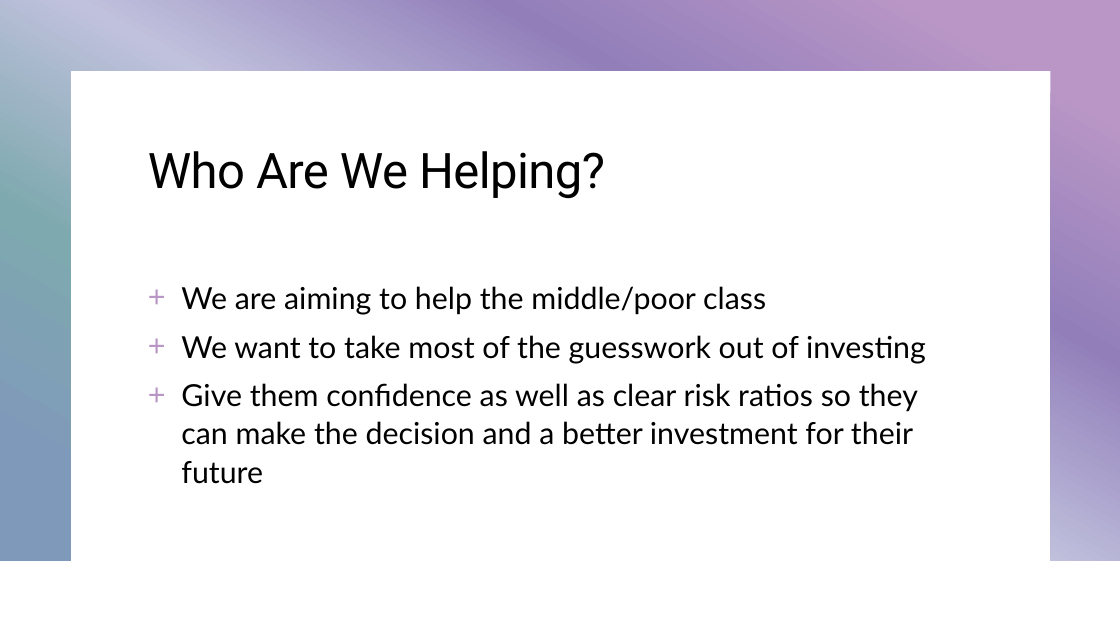
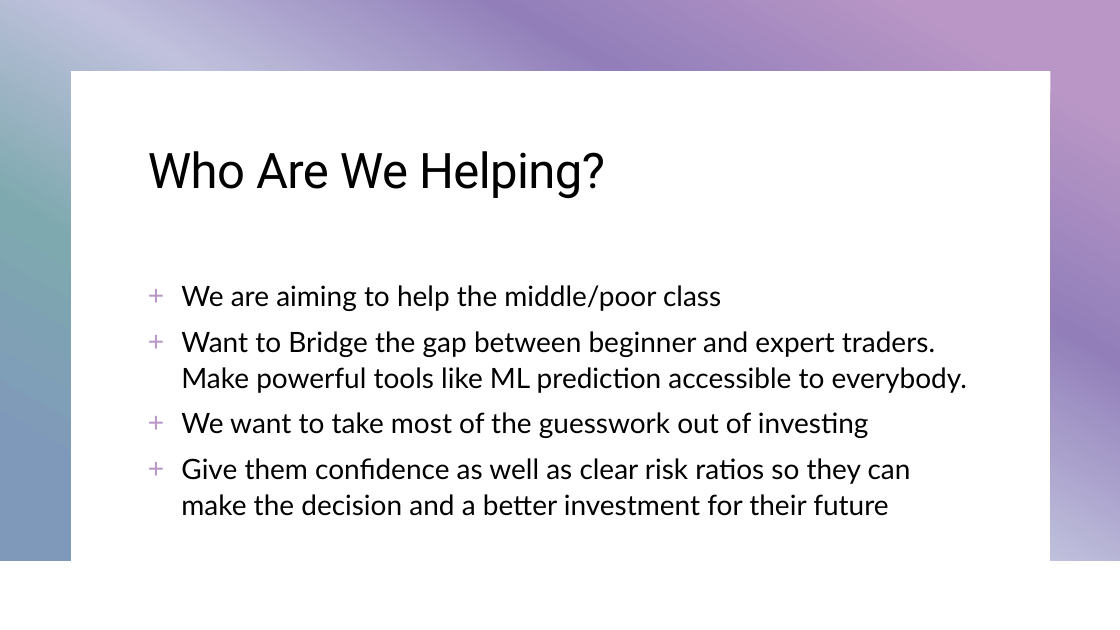
Before and after one commit to meshalsuccess/HackDavis2021, a slide deck: slide 3 of Invest-In.pptx. Drawn at 1120x630 pixels with LibreOffice and Linux fonts; fonts in the diff are those of the drawing. Boxes give left, top, right and bottom in pixels: in the first picture for what was removed or moved away, otherwise in the second. Text is boxed around its words. In the diff, an @@ line names an element or a change of style, - is before the commit and + after.

```diff
--- a/Invest-In.pptx
+++ b/Invest-In.pptx
@@ text at (181, 285, 911, 516): size 26 to 24.1 pt in "We are aiming to help the middle/poor ...", "We want to take most of the ...", "Give them confidence as well as clear ..." @@
@@ text at (181, 331, 967, 393): paragraph added @@
++ Want to Bridge the gap between beginner and expert traders. Make powerful tools like ML prediction accessible to everybody.
```
Also in this commit, not shown: 1 slide added.
